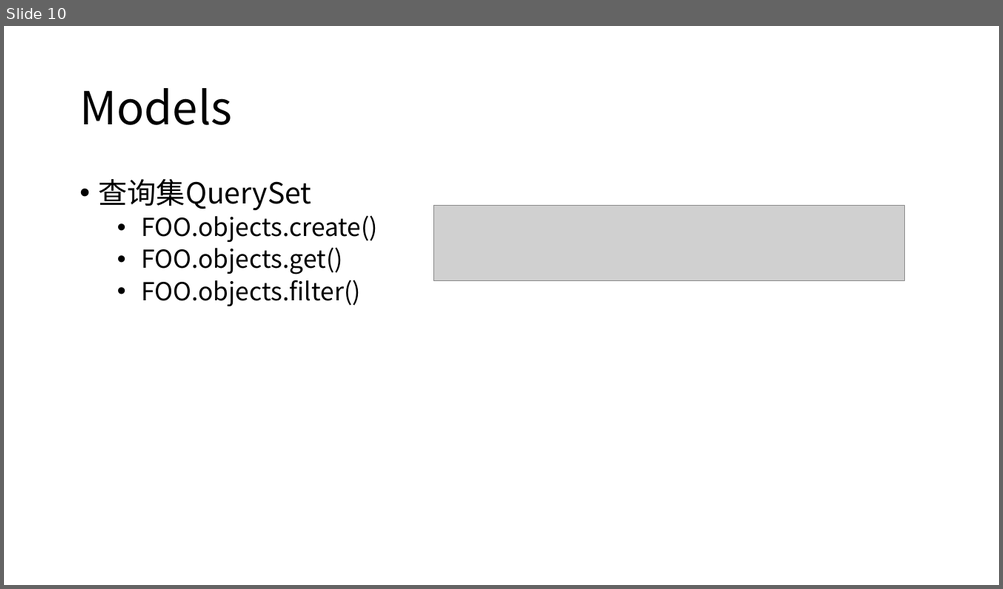
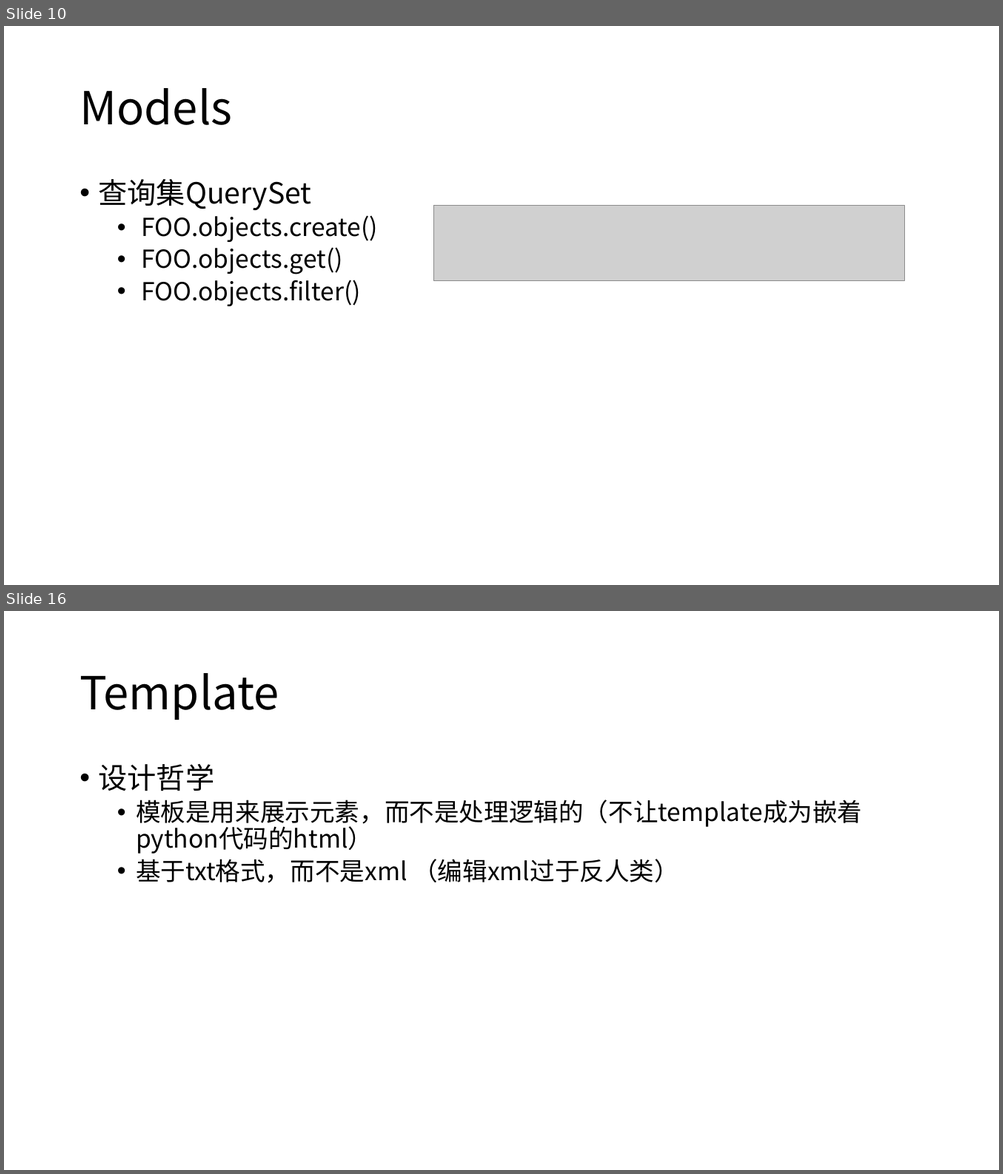
Before and after one commit to renqHIT/DemoQ, a slide deck: Django.pptx. Shown one above the other, each under a label of ours: slide 10 before the commit, slides 10 and 16 after it; the slides between them are not shown. The pictures are 1003x589 and 1003x1174 pixels, drawn with LibreOffice and Linux fonts; fonts in the diff are those of the drawing; grey boxes stand for pictures. Boxes give left, top, right and bottom in pixels: in the first picture for what was removed or moved away, otherwise in the second. Text is boxed around its words. In the diff, an @@ line names an element or a change of style, - is before the commit and + after.

```diff
--- a/Django.pptx
+++ b/Django.pptx
@@ slide 16 added at <box>4,611,999,1170</box>, background #FFFFFF @@
@@ title added at <box>79,673,279,720</box>, 44 pt, text #000000 @@
+Template
@@ text added at <box>99,764,862,883</box>, 24 pt, text #000000 @@
+• 设计哲学
+  • 模板是用来展示元素，而不是处理逻辑的（不让template成为嵌着python代码的html）
+  • 基于txt格式，而不是xml （编辑xml过于反人类）
```
Also in this commit, not shown: 3 slides changed, 9 other slides added, 6 slides removed.
